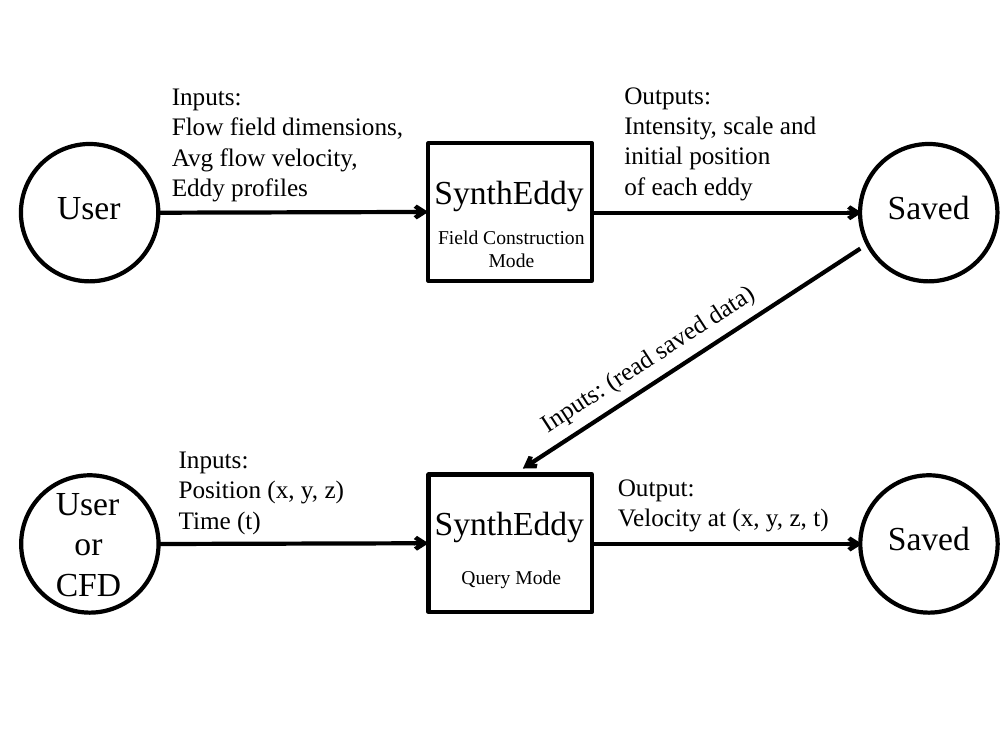
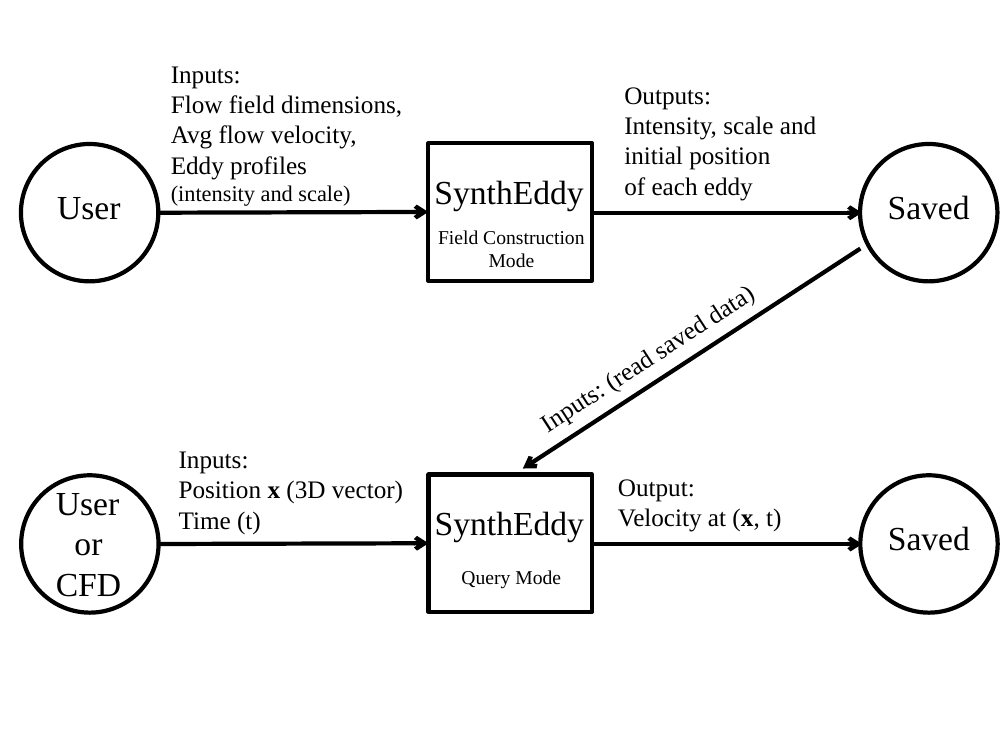
Before and after one commit to omltcat/turbulent-flow, a slide deck: slide 1 of docs/SRS/SystemContextFigure.pptx. Drawn at 1008x756 pixels with LibreOffice and Linux fonts; fonts in the diff are those of the drawing. Boxes give left, top, right and bottom in pixels: in the first picture for what was removed or moved away, otherwise in the second. Text is boxed around its words. In the diff, an @@ line names an element or a change of style, - is before the commit and + after.

Commit message:
Consistency of Input Fixes #13 Positions are all bold x now

```diff
--- a/docs/SRS/SystemContextFigure.pptx
+++ b/docs/SRS/SystemContextFigure.pptx
@@ text "Inputs:": place and size @@
-text "Inputs:" at box(172, 88, 403, 202)
+text "Inputs:" at box(171, 66, 402, 206)
@@ text at box(171, 185, 350, 206): paragraph added @@
+(intensity and scale)
@@ text at box(179, 480, 403, 503): text changed @@
-Position (x, y, z)
+Position x (3D vector)
@@ text at box(618, 508, 781, 532): text changed @@
-Velocity at (x, y, z, t)
+Velocity at (x, t)
```
Also in this commit, not shown: 2 other files.
